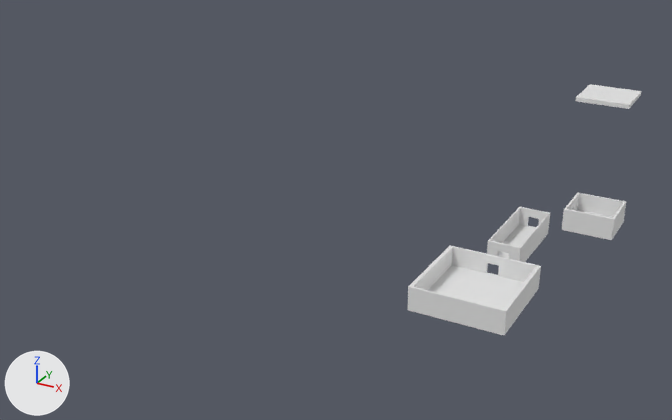
Two versions of the Blender file Assets/Models/env/Level/LevelNew.blend, one commit apart.
Both versions are drawn from a 50 mm camera at (7.4, -35.1, 15.7) aimed at (-8.6, -6.0, 1.1). The lights are fixed; the arrows at lower left show +X, +Y and +Z.
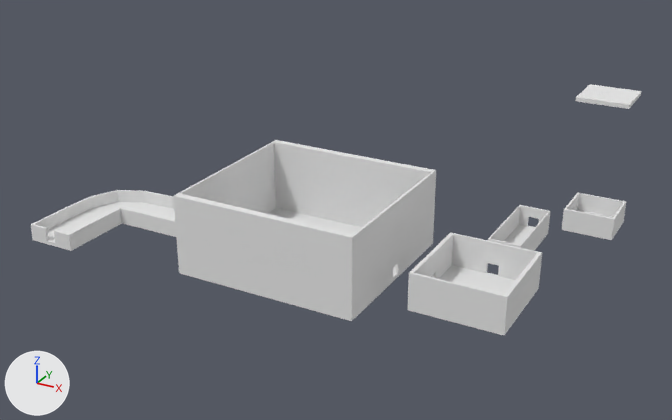
Commit message: New level
again

The change, as a diff of the scene's bpy script:
```diff
--- a/Assets/Models/env/Level/LevelNew.blend.py
+++ b/Assets/Models/env/Level/LevelNew.blend.py
@@ me_cube @@
 # used by ob_cube; location = (0.0, 0.0, 0.0); scale = (1.0, 1.0, 0.0785)
-me_cube.from_pydata(...)  # 448 vertices, 448 faces; spans x -3.7..1.0, y -9.8..1.0, z -1.0..69.3
+me_cube.from_pydata(...)  # 1116 vertices, 1118 faces; spans x -18.9..1.0, y -11.9..1.0, z -1.0..69.3
+# me_cube part 1: a new loose piece of 236 vertices spanning x -18.9..-12.6, y -11.9..-7.0, z -1.0..7.5, in mat_material (white #e7e7e7)
+# me_cube part 2: a new loose piece of 200 vertices spanning x -12.1..-5.0, y -11.4..-4.7, z -1.0..38.0, in mat_material (white #e7e7e7)
+# me_cube part 3
+# 108 faces are deleted
+# 32 vertices in x -3.7..-0.3, y -9.8..-6.2, z 10.5 move by (0.0, 0.0, 6.6)
+# 24 vertices in x -2.6..-1.4, y -5.2..-1.6, z 10.5 move by (0.0, 0.0, 1.0)
+# 148 vertices are added at x -3.7..1.0, y -7.8..0.6, z -1.0..17.1
+# 28 new vertices lie (0.0, -1.4, 0.0) away from vertices in x -3.7..-0.3, y -6.3, z -1.0..10.5
+# 28 new vertices lie (0.0, -0.5, 0.0) away from vertices in x -3.7..-0.3, y -7.8, z -1.0..17.1
+# 28 new vertices lie (0.0, 1.4, 0.0) away from vertices in x -3.7..-0.3, y -9.8, z -1.0..10.5
+# 342 new faces join them
 me_cube.materials.append(mat_material)
```

Where the change shows, as pixel boxes [x1, y1, x2, y2] in the pictures (672 x 420 px):
'Cube', reshaped (160% wider)
    before: [407, 84, 641, 336]
    after: [31, 84, 641, 336]
part 1 of me_cube, added
    after: [31, 190, 176, 251]
part 2 of me_cube, added
    after: [173, 140, 436, 321]
part 3 of me_cube, built on
    both: [408, 193, 626, 334]
